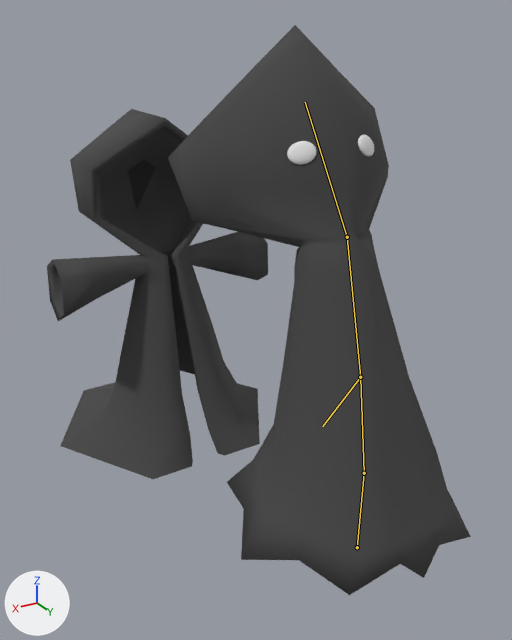
One commit to the glTF model models/characters/ghost/melee_ghost.glb: the scene before it, then after it.
Before and after are seen from a 50 mm lens placed at (1.95, 2.4, 2.64), pointed at (-0.09, -1.0, 0.94). Arrows for +X, +Y and +Z are at lower left; the lights stay in place. The first picture is the older version. Both versions are drawn at frame 0 of the action 'Death'; the numbers are the values there. The bones that bend it are drawn over the model as lines.

Names of what the first picture shows: 'base_cloak', 'body', 'eyes'.
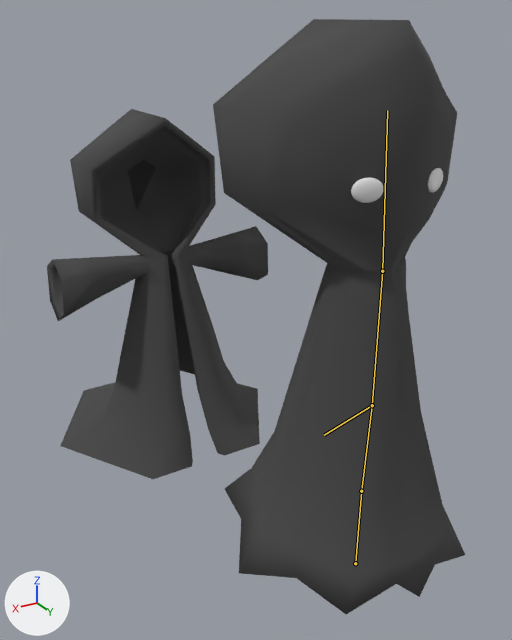
Boxes [x1, y1, x2, y2] around the edits, measured in the pictures (512 x 640 px):
'body', posed (17% narrower)
    before: [168, 25, 471, 595]
    after: [213, 19, 465, 614]
'eyes', posed (16% taller)
    before: [287, 135, 374, 165]
    after: [351, 168, 443, 203]
bone 'Bone', root to tip
    before: (357, 547) to (364, 473)
    after: (355, 563) to (361, 491)
bone 'Bone.001', root to tip
    before: (364, 473) to (360, 377)
    after: (361, 491) to (372, 405)
bone 'Bone.002', root to tip
    before: (360, 377) to (347, 237)
    after: (372, 405) to (382, 271)
bone 'Bone.003', root to tip
    before: (347, 237) to (305, 102)
    after: (382, 271) to (387, 110)

What the commit changed:
Bone 'Bone' (bone_bone) moves from (0.0, 0.11, -0.003) to (0.0, 0.0, 0.0).
Bone 'Bone.001' (bone_bone_001) turns from (11, 0, 0) to (0, 0, 0) degrees about its own x, y and z.
Bone 'Bone.002' (bone_bone_002) turns from (3, 0, 0) to (0, 0, 0) degrees about its own x, y and z.
Bone 'Bone.003' (bone_bone_003) turns from (16, 0, 0) to (0, 0, 0) degrees about its own x, y and z.
